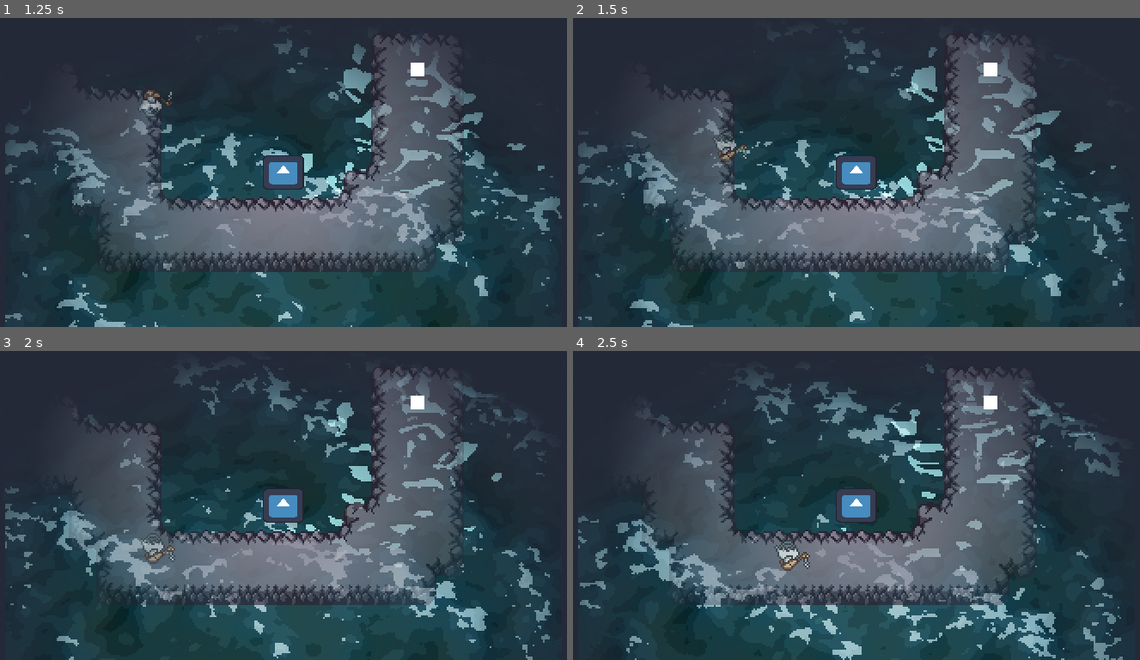
Above: before the commit, frames 1-4 (two rows, left to right).
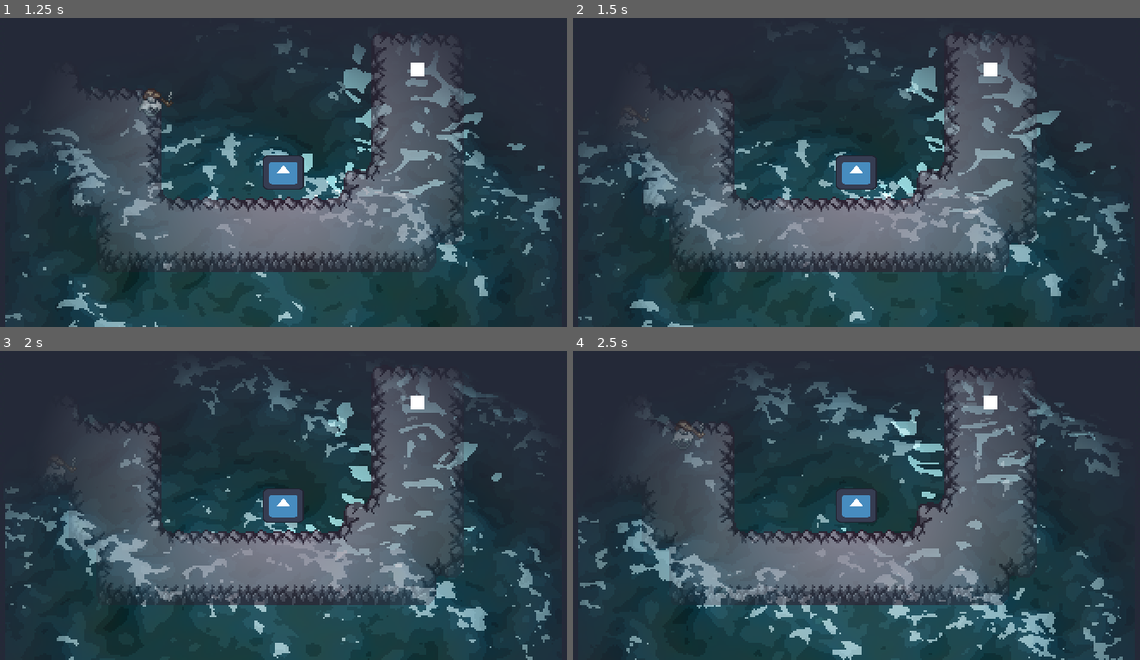
Above: after the commit, the same moments.

Repository: SmithyMKPK/SPRING-RGDC-GAME-JAM-2026
Game: Godot game, scene res://levels/level_tiles/level_1.tscn
Two runs of this game, one before a commit and one after it. Both use one fixed random seed, a clock stepped at 60 frames per second and the inputs below. The engine's default icon, where the game draws it, is replaced by a stand-in: a white triangle on a blue panel in a dark square.
Inputs:
- Up to frame 1 (1.25 s): hold D (Move Right) from 0.53 s (still down)
- Up to frame 2 (1.5 s): release D (Move Right) at 1.28 s; hold S (Move Down) from 1.28 s (still down)
- Up to frame 3 (2 s): keep holding S (Move Down)
- Up to frame 4 (2.5 s): release S (Move Down) at 2.03 s; hold D (Move Right) from 2.03 s (still down)

Frame 1 is identical in both runs. In frame 2, 0.2% of the frame differs, in the area x 10-31%, y 29-47%; in frame 3, 0.3%; in frame 4, 0.5%, in the area x 17-42%, y 22-72%.

Commit message:
feature: death

Diff:
--- a/levels/light/hide_out_of_range.tres
+++ b/levels/light/hide_out_of_range.tres
@@ -4,5 +4,5 @@
 
 [resource]
 shader = ExtResource("1_bg8hg")
-shader_parameter/vision_light_source = Vector2(16, 0)
+shader_parameter/vision_light_source = Vector2(0, 0)
 shader_parameter/max_distance = 150.0
--- a/player/player.gd
+++ b/player/player.gd
@@ -25,7 +25,7 @@
 ## Adds the moveable character to the scene tree
 func enter_level(spawnpoint: Node2D) -> void:
 	self.add_child(self._movable_character)
-	self._movable_character.global_position = spawnpoint.global_position;
+	self._movable_character.set_initial_position(spawnpoint.global_position)
 	self.z_index = spawnpoint.z_index;
 
 ## Removes the movable character to the scene tree
--- a/player/player_movement.gd
+++ b/player/player_movement.gd
@@ -8,6 +8,9 @@
 @export var wall_walk_tolerance: float;
 
 var wall_walk_timer: float;
+
+## A direct reference to the initial position the player has in a level
+var initial_pos: Vector2
 
 @export var sprite: Node2D
 
@@ -21,6 +24,7 @@
 ## Sets the initial position of the player upon a level starting
 func set_initial_position(initial_position: Vector2) -> void:
 	self.position = initial_position
+	self.initial_pos = initial_position
 
 func _physics_process(delta: float) -> void:
 	var input_direction = Vector2(
@@ -47,4 +51,4 @@
 		self.dead();
 
 func dead() -> void:
-	self.sprite.scale.y = -1;
+	self.position = initial_pos
